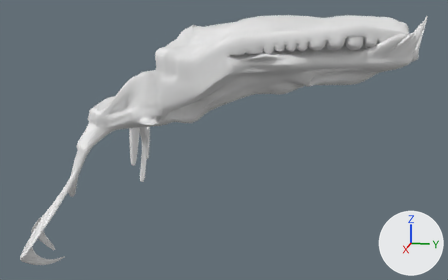
Two versions of the Blender file windigo.blend, one commit apart.
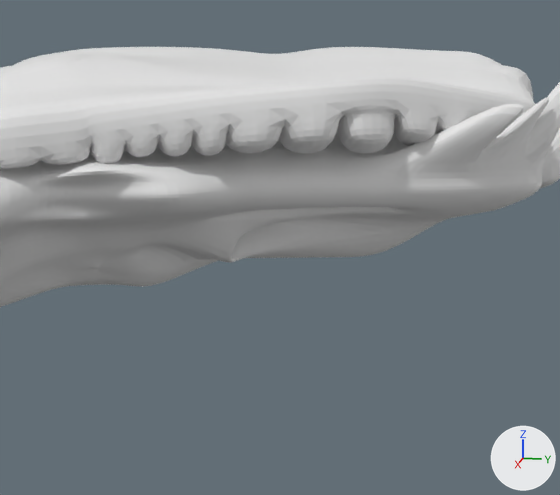
Each version is shown whole from a 50 mm lens placed at (3.57, 0.2, 2.28), pointed at (-0.95, -0.7, 1.16), then close up on the part from 52% to 93% of the width and 0% to 58% of the height. Arrows for +X, +Y and +Z are at lower right; the lights stay in place.
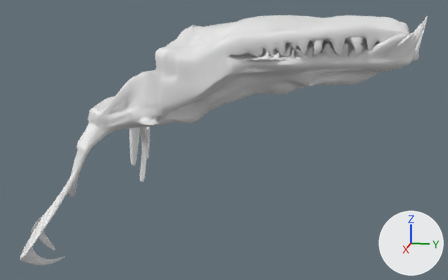
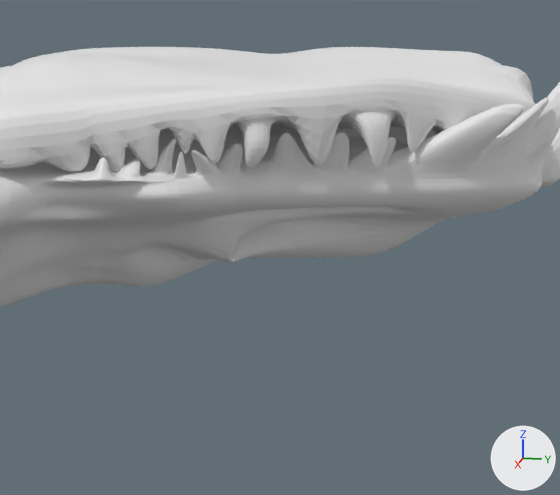
Boxes [x1, y1, x2, y2] around the edits, measured in the close-ups (560 x 495 px):
part 1 of me_sphere_001, built on
    before: [40, 109, 439, 195]
    after: [40, 111, 436, 195]

Diff of the bpy script that builds the scene:
```diff
--- a/windigo.blend.py
+++ b/windigo.blend.py
@@ me_sphere_001 @@
 # used by ob_sphere; location = (-0.909, -1.319, 1.787)
-me_sphere_001.from_pydata(...)  # 2616 vertices, 2723 faces; spans x -1.08..1.04, y -0.74..2.09, z -1.71..0.55
+me_sphere_001.from_pydata(...)  # 2724 vertices, 2831 faces; spans x -1.08..1.04, y -0.74..2.09, z -1.71..0.55
+# me_sphere_001 part 1
+# 4 vertices are removed from x 0.38..0.5, y 1.05..1.18, z 0.07..0.08
+# 20 faces are deleted
+# 6 vertices in x -0.04..0.55, y 0.96..1.87, z 0.05..0.14 move by (0.0, 0.0, -0.02)
+# 6 vertices in x -0.21..0.09, y 1.33..1.76, z 0.1..0.14 move by (0.0, -0.01, -0.02)
+# 5 vertices in x 0.14..0.39, y 0.95..1.7, z 0.07..0.11 move by (0.02, 0.0, 0.05)
+# 3 vertices in x -0.15..0.03, y 1.53..1.76, z 0.12..0.14 move by (0.0, -0.01, -0.06)
+# 3 vertices in x 0.29..0.37, y 1.09..1.18, z 0.08..0.09 move by (0.0, 0.0, 0.06)
+# 3 vertices in x 0.3..0.38, y 1.02..1.11, z 0.08..0.09 move by (0.01, 0.0, 0.04)
+# 62 vertices move from x -0.19..0.5, y 0.84..1.83, z 0.06..0.14 to x -0.18..0.43, y 0.84..1.83, z -0.08..0.24
+# 112 vertices are added at x 0.23..0.52, y 0.98..1.63, z 0.04..0.2
+# 128 new faces join them
```
